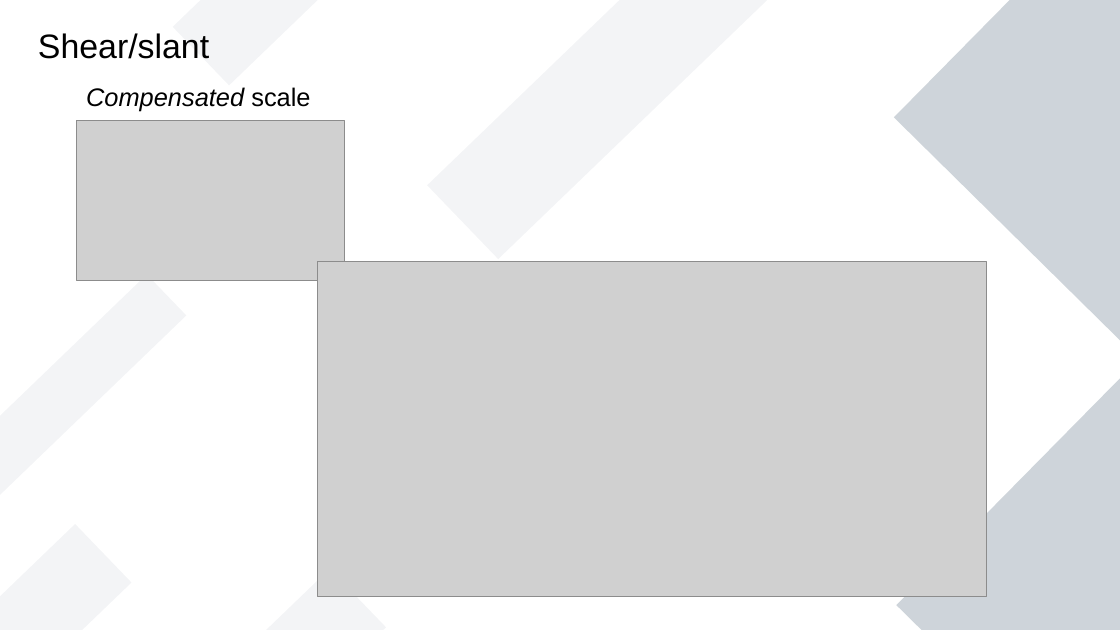
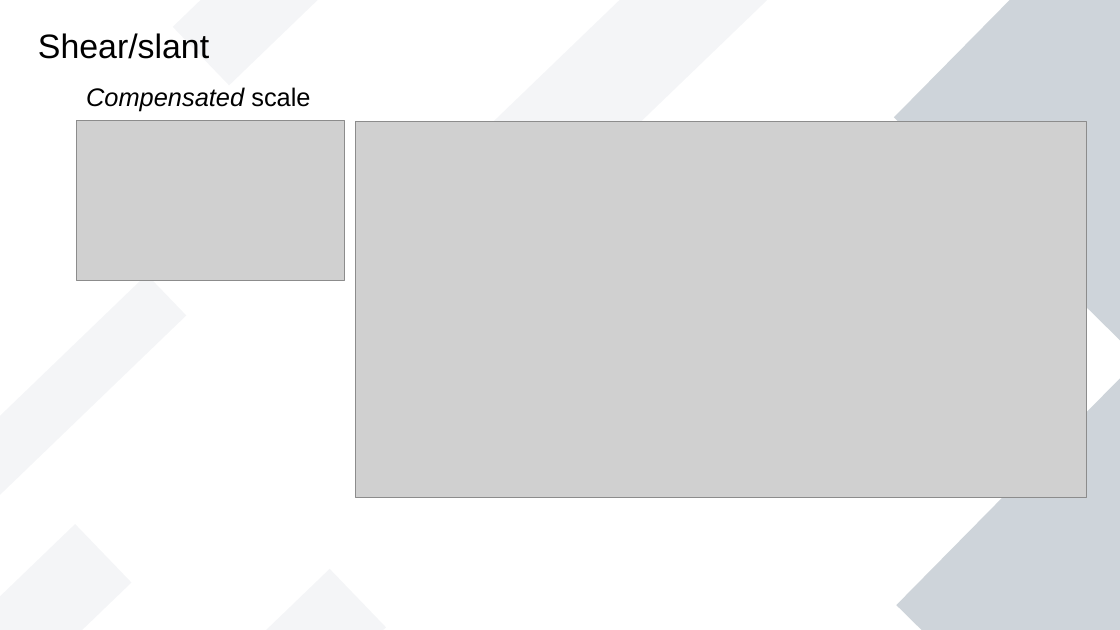
Before and after one commit to jendralhxr/imgproccompvis, a slide deck: slide 7 of geometrictransform.odp. Drawn at 1120x630 pixels with LibreOffice and Linux fonts; fonts in the diff are those of the drawing; grey boxes stand for pictures. Boxes give left, top, right and bottom in pixels: in the first picture for what was removed or moved away, otherwise in the second. Text is boxed around its words. In the diff, an @@ line names an element or a change of style, - is before the commit and + after.

```diff
--- a/geometrictransform.odp
+++ b/geometrictransform.odp
@@ rectangle at (x1=428, y1=0, x2=776, y2=259): fill #8D99AE at 10% opacity to #8D99AE at 9% opacity @@
@@ picture resized from (x1=318, y1=262, x2=987, y2=598) to (x1=356, y1=122, x2=1087, y2=498) @@
@@ rectangle at (x1=123, y1=569, x2=386, y2=630): fill #8D99AE at 10% opacity to #8D99AE at 9% opacity @@
```
Also in this commit, not shown: 7 other slides changed, 1 slide added, 1 other file.
